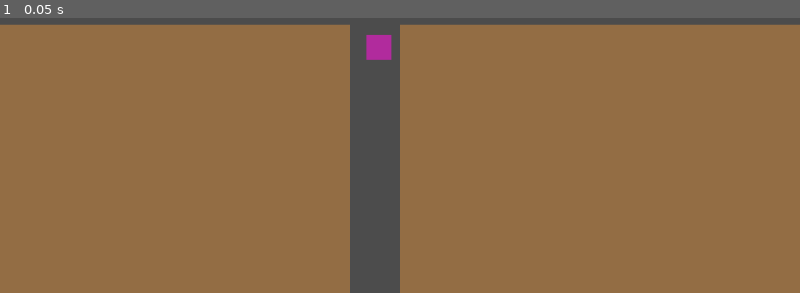
Above: before the commit, frame 1.
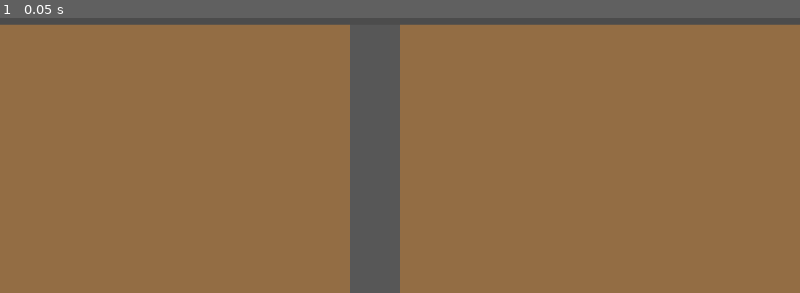
Above: after the commit, the same moment.

Repository: martintan/godot_games
Game: Godot game, scene res://Game.tscn
The game is run twice, just before and just after one commit, with the same random seed, the same clock (stepped at 60 frames per second) and the same inputs.
Inputs:
- Up to frame 1 (0.05 s): no input

The runs differ from the first frame. In frame 1, 0.3% of the frame differs, in the area x 45-49%, y 6-16%.

Commit message:
Add files via upload

Diff:
--- /dev/null
+++ b/Procedural Miner/Blocks/BaseBlock.gd
@@ -0,0 +1,12 @@
+extends Node
+
+
+
+func _ready():
+
+	pass
+
+#func _process(delta):
+#	# Called every frame. Delta is time since last frame.
+#	# Update game logic here.
+#	pass
--- a/Procedural Miner/Blocks/BlockFactory.gd
+++ b/Procedural Miner/Blocks/BlockFactory.gd
@@ -1,18 +1,19 @@
 extends Node
 
 export var block_queue_size = 5
-# queue structure for blocks
-# push front, pop back
-var block_queue = []
 
+enum Blocks { Stone }
 
 func _ready():
-	randomize()
-	for i in block_queue_size:
-		block_queue.push_front( get_random_block() )
+#	for block in get_children():
+#		block.visible = false
+	pass
 
 func get_random_block():
-	return get_child(rand_range(0, get_child_count())).duplicate()
+	return get_child( floor(rand_range(0, get_child_count())) ).duplicate()
+
+func get_block(BLOCK_TYPE):
+	return get_child(BLOCK_TYPE).duplicate()
 
 #func _process(delta):
 #	# Called every frame. Delta is time since last frame.
--- a/Procedural Miner/Blocks/BlockFactory.tscn
+++ b/Procedural Miner/Blocks/BlockFactory.tscn
@@ -9,7 +9,7 @@
 custom_solver_bias = 0.0
 extents = Vector2( 32, 32 )
 
-[node name="BlockFactory" type="Node" index="0"]
+[node name="BlockFactory" type="Node"]
 
 script = ExtResource( 1 )
 block_queue_size = 5
@@ -18,6 +18,7 @@
 
 texture = ExtResource( 2 )
 script = ExtResource( 3 )
+_sections_unfolded = [ "Material", "Visibility" ]
 
 [node name="StaticBody2D" type="StaticBody2D" parent="Stone" index="0"]
 
@@ -32,3 +33,4 @@
 [node name="CollisionShape2D" type="CollisionShape2D" parent="Stone/StaticBody2D" index="0"]
 
 shape = SubResource( 1 )
+_sections_unfolded = [ "Transform", "Visibility" ]
--- a/Procedural Miner/Blocks/Stone.gd
+++ b/Procedural Miner/Blocks/Stone.gd
@@ -1,10 +1,17 @@
 extends Sprite
 
-
+var break_type = 'SHOVEL'
 
 func _ready():
-	# Called every time the node is added to the scene.
-	# Initialization here
+
+	pass
+
+func attempt_break(break_type):
+	print('attempting ' + break_type + ' on ' + self.name)
+	if break_type == self.break_type:
+		print('correct')
+		queue_free()
+		pass
 	pass
 
 #func _process(delta):
--- a/Procedural Miner/Game.tscn
+++ b/Procedural Miner/Game.tscn
@@ -4,7 +4,7 @@
 [ext_resource path="res://TileMap/TileManager.gd" type="Script" id=2]
 [ext_resource path="res://TileMap/TileSpawn.png" type="Texture" id=3]
 
-[node name="Game" type="Node"]
+[node name="Game" type="Node" index="0"]
 
 [node name="TileMap" type="TileMap" parent="." index="0"]
 
@@ -61,3 +61,5 @@
 editor_draw_screen = true
 editor_draw_limits = false
 editor_draw_drag_margin = false
+
+[node name="Blocks" type="Node" parent="." index="2"]
--- /dev/null
+++ b/Procedural Miner/Player/Player.tscn
@@ -0,0 +1,9 @@
+[gd_scene format=2]
+
+[node name="KinematicBody2D" type="KinematicBody2D" index="0"]
+
+input_pickable = false
+collision_layer = 1
+collision_mask = 1
+collision/safe_margin = 0.08
+_sections_unfolded = [ "Collision", "Pickable", "collision" ]
--- a/Procedural Miner/TileMap/TileManager.gd
+++ b/Procedural Miner/TileMap/TileManager.gd
@@ -3,15 +3,26 @@
 export var procedural_spawn_size = Vector2(10, 10)
 
 onready var start_pos = $TileSpawn.position
+onready var blocks_holder = get_parent().get_node("Blocks")
+
+var block_factory
+# queue structure for block nodes
+# push front, pop back
+var block_queue = []
 
 func _ready():
-	print(world_to_map(start_pos))
+	randomize()
+	block_factory = preload("res://Blocks/BlockFactory.tscn").instance()
 
 	# clear cells from (start_pos) down to (spawn size)
 	var start = world_to_map(start_pos)
 	var end = start + procedural_spawn_size
 	for i in range(start.y, end.y):
 		set_cell(start.x, i, -1)
+		var block = block_factory.get_random_block()
+		block.position = map_to_world(Vector2(start.x, i)) + cell_size/2
+		blocks_holder.add_child(block)
+		block_queue.push_front(block)
 
 
 
